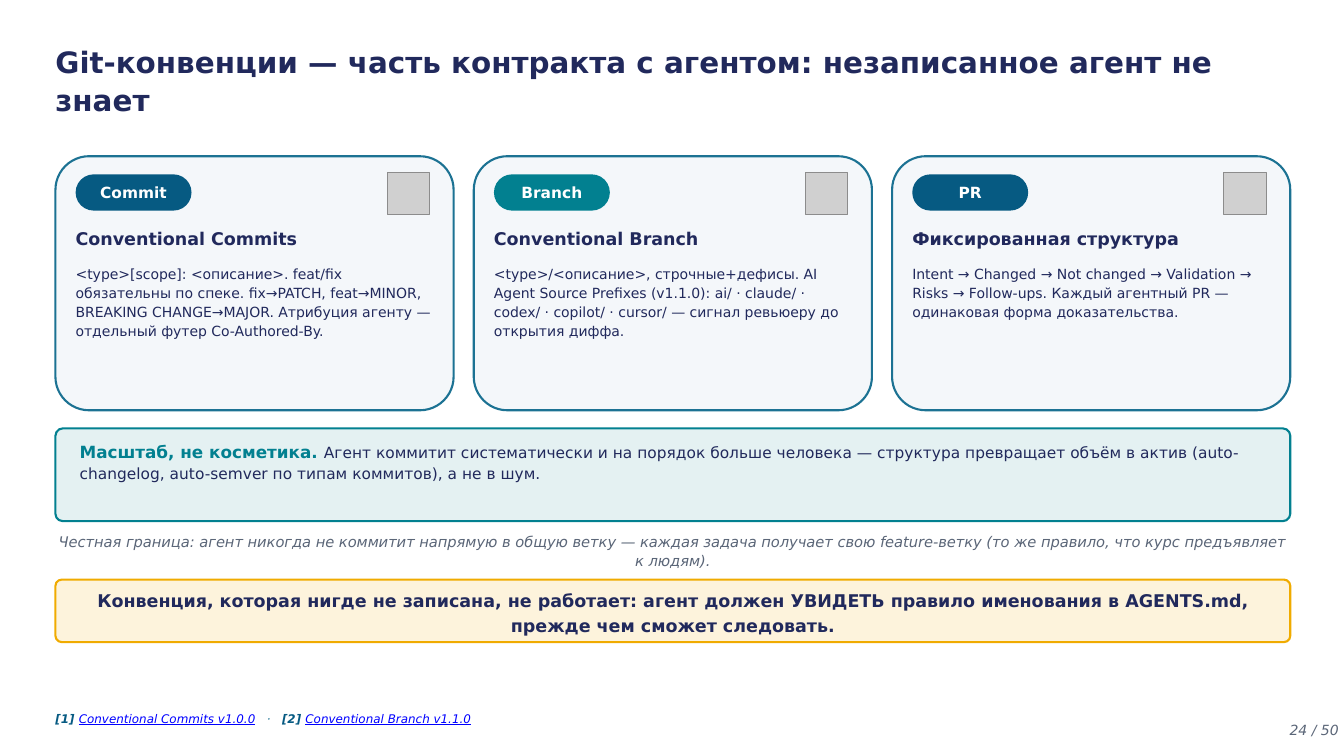
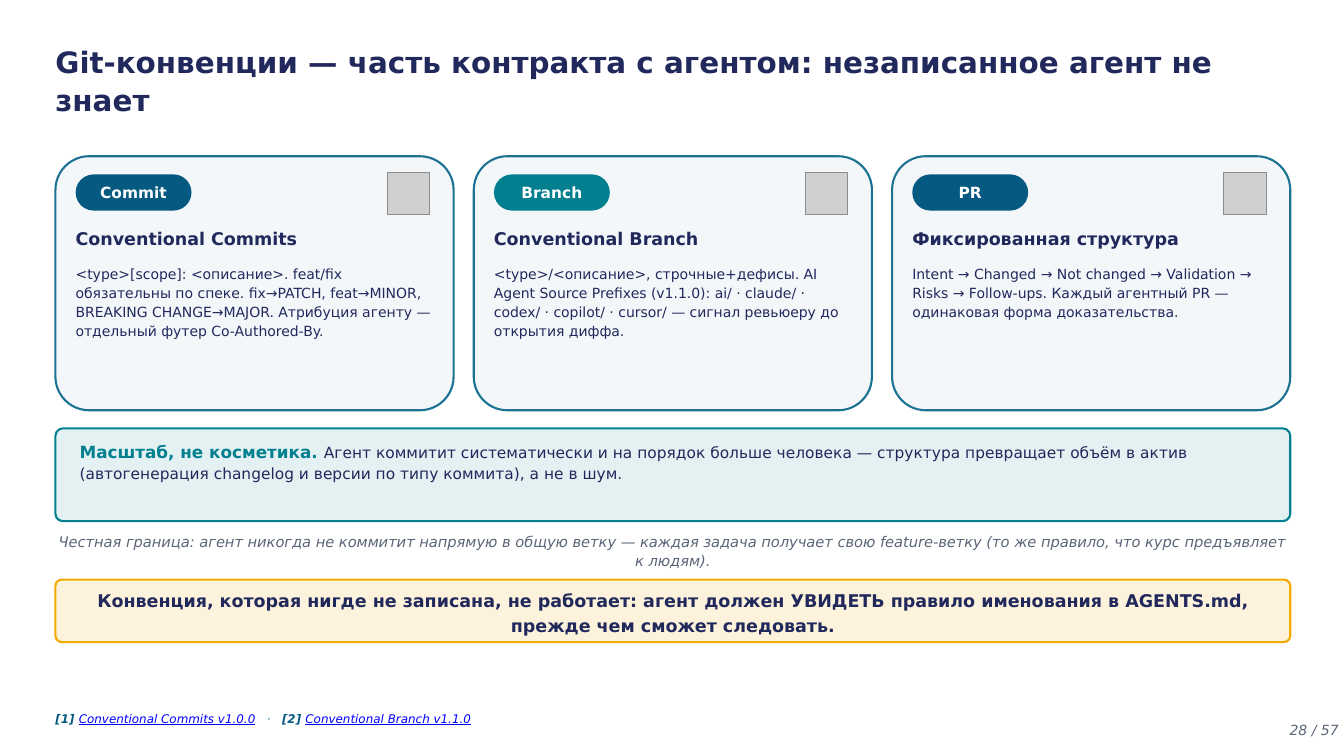
Before and after one commit to tellina-study/AI-usage-lessons, a slide deck: slide 28 of library/lectures/lec-04/rendered/lec-04.pptx (slide 24 before the commit). Drawn at 1344x756 pixels with LibreOffice and Linux fonts; fonts in the diff are those of the drawing; grey boxes stand for pictures. Boxes give left, top, right and bottom in pixels: in the first picture for what was removed or moved away, otherwise in the second. Text is boxed around its words. In the diff, an @@ line names an element or a change of style, - is before the commit and + after.

```diff
--- a/library/lectures/lec-04/rendered/lec-04.pptx
+++ b/library/lectures/lec-04/rendered/lec-04.pptx
@@ text at (80,445,1187,483): text changed @@
-Масштаб, не косметика. Агент коммитит систематически и на порядок больше человека — структура превращает объём в актив (auto-changelog, auto-semver по типам коммитов), а не в шум.
+Масштаб, не косметика. Агент коммитит систематически и на порядок больше человека — структура превращает объём в актив (автогенерация changelog и версии по типу коммита), а не в шум.
@@ text at (1290,724,1339,735): text changed @@
-24 / 50
+28 / 57
```
Also in this commit, not shown: 48 other slides changed, 8 slides added, 1 slide removed, 34 other files.
